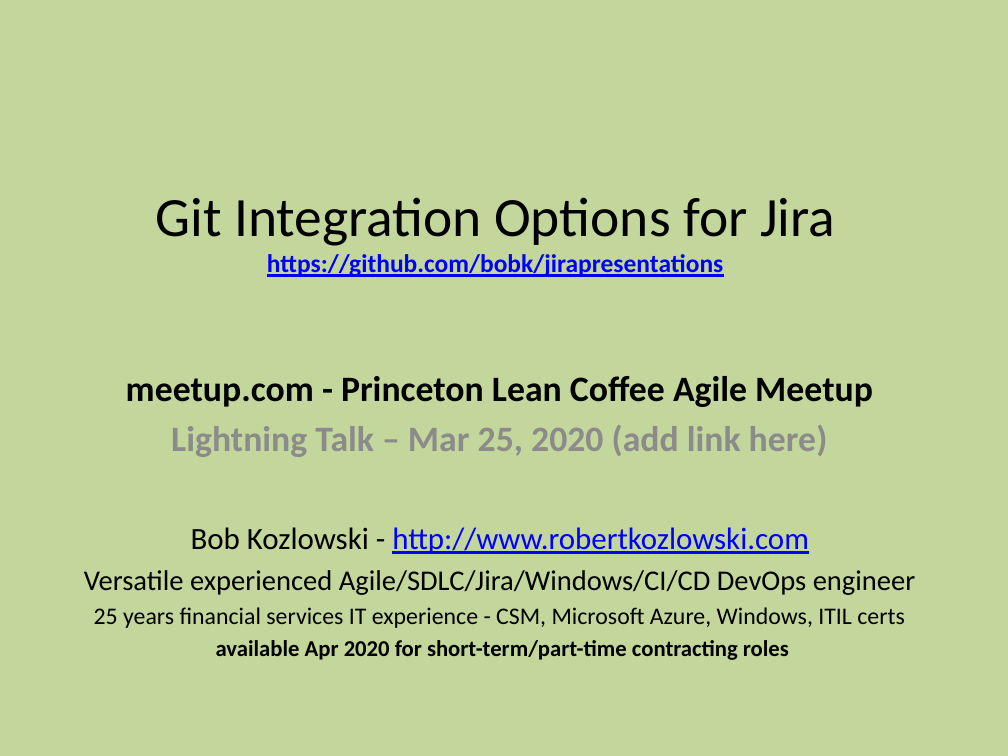
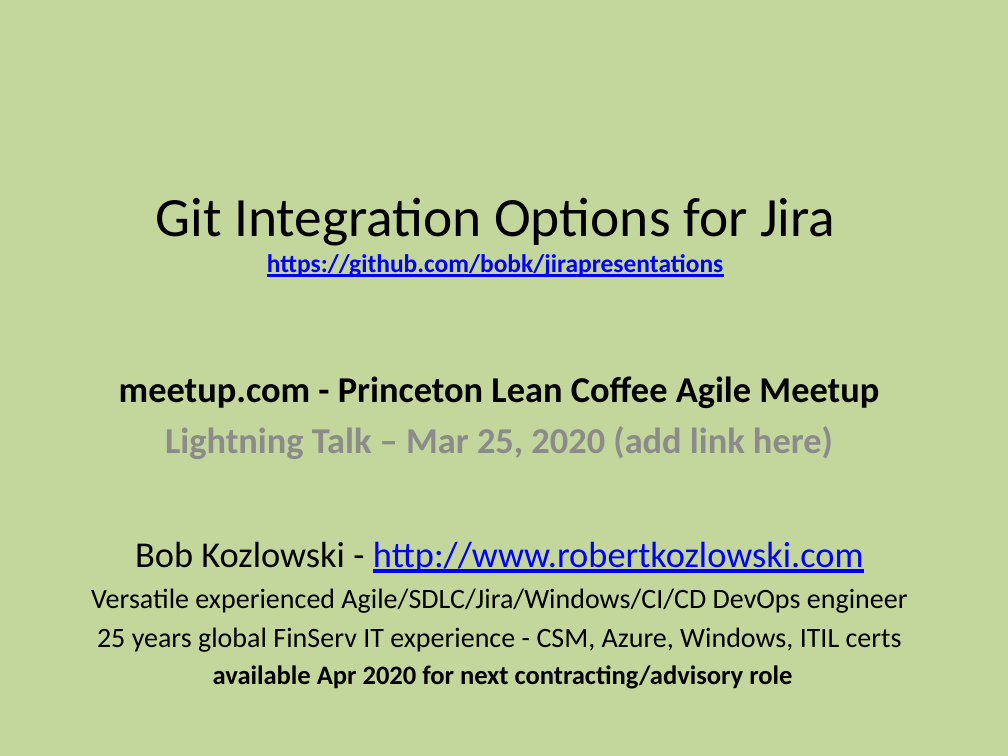
Before and after one commit to bobk/jirapresentations, a slide deck: slide 1 of Git Integration Options for Jira.pptx. Drawn at 1008x756 pixels with LibreOffice and Linux fonts; fonts in the diff are those of the drawing. Boxes give left, top, right and bottom in pixels: in the first picture for what was removed or moved away, otherwise in the second. Text is boxed around its words. In the diff, an @@ line names an element or a change of style, - is before the commit and + after.

```diff
--- a/Git Integration Options for Jira.pptx
+++ b/Git Integration Options for Jira.pptx
@@ subtitle at box(91, 376, 908, 613): size 25.5 to 26 pt in "meetup.com - Princeton Lean Coffee Agile Meetup", "Lightning Talk – Mar 25, 2020 (add ..."; size 22.1 to 26 pt in "Bob Kozlowski - http://www.robertkozlowski.com"; size 20.4 to 20 pt in "Versatile experienced Agile/SDLC/Jira/Windows/CI/CD DevOps e ..." @@
@@ subtitle at box(97, 627, 902, 689): text changed; size 17 to 20 pt @@
-25 years financial services IT experience - CSM, Microsoft Azure, Windows, ITIL certs
-available Apr 2020 for short-term/part-time contracting roles
+25 years global FinServ IT experience - CSM, Azure, Windows, ITIL certs
+available Apr 2020 for next contracting/advisory role
```
Also in this commit, not shown: 8 other slides changed, 1 slide added, 1 slide removed.
